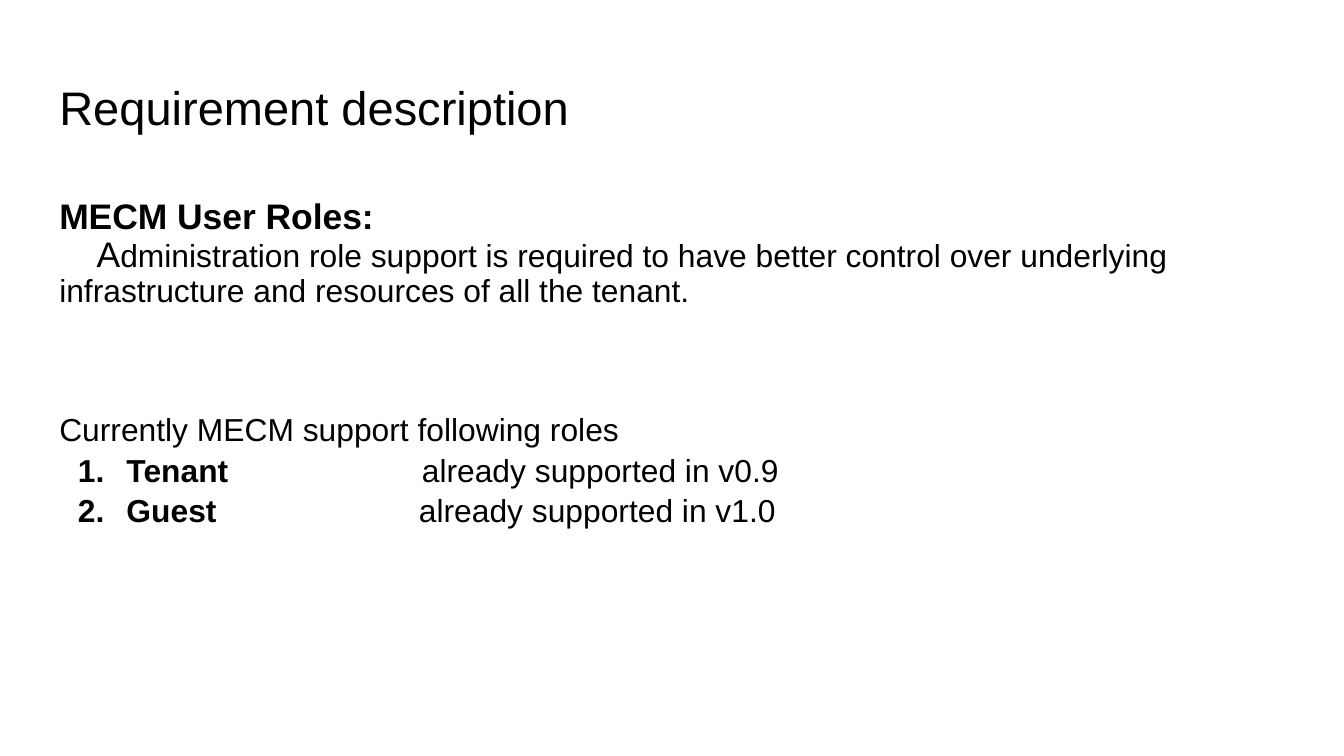
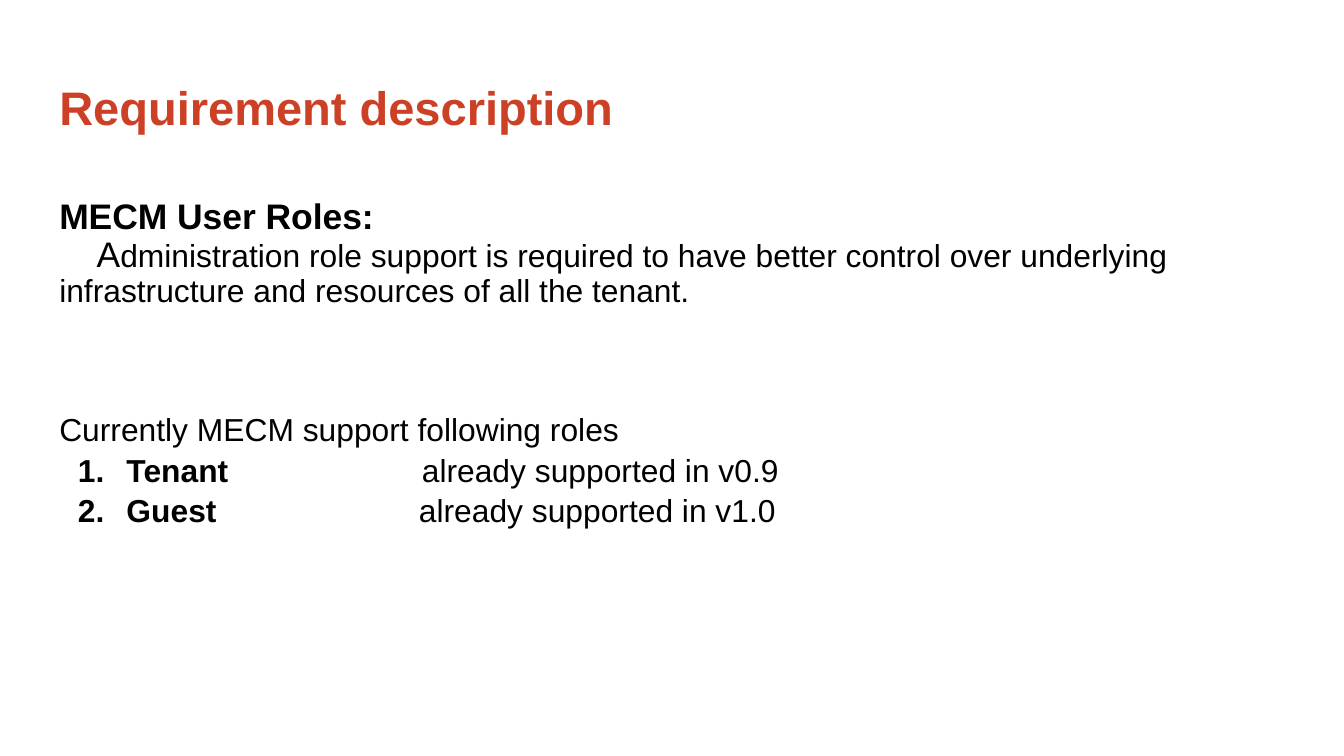
Before and after one commit to EdgeGallery/community, a slide deck: slide 2 of MECM PT/Release V1.1/MECM admin role support.pptx. Drawn at 1344x756 pixels with LibreOffice and Linux fonts; fonts in the diff are those of the drawing. Boxes give left, top, right and bottom in pixels: in the first picture for what was removed or moved away, otherwise in the second. Text is boxed around its words. In the diff, an @@ line names an element or a change of style, - is before the commit and + after.

```diff
--- a/MECM PT/Release V1.1/MECM admin role support.pptx
+++ b/MECM PT/Release V1.1/MECM admin role support.pptx
@@ title "Requirement description" at [59,91,613,134]: text colour #000000 to #CC4125, bold on @@
```
Also in this commit, not shown: 9 other slides changed.
